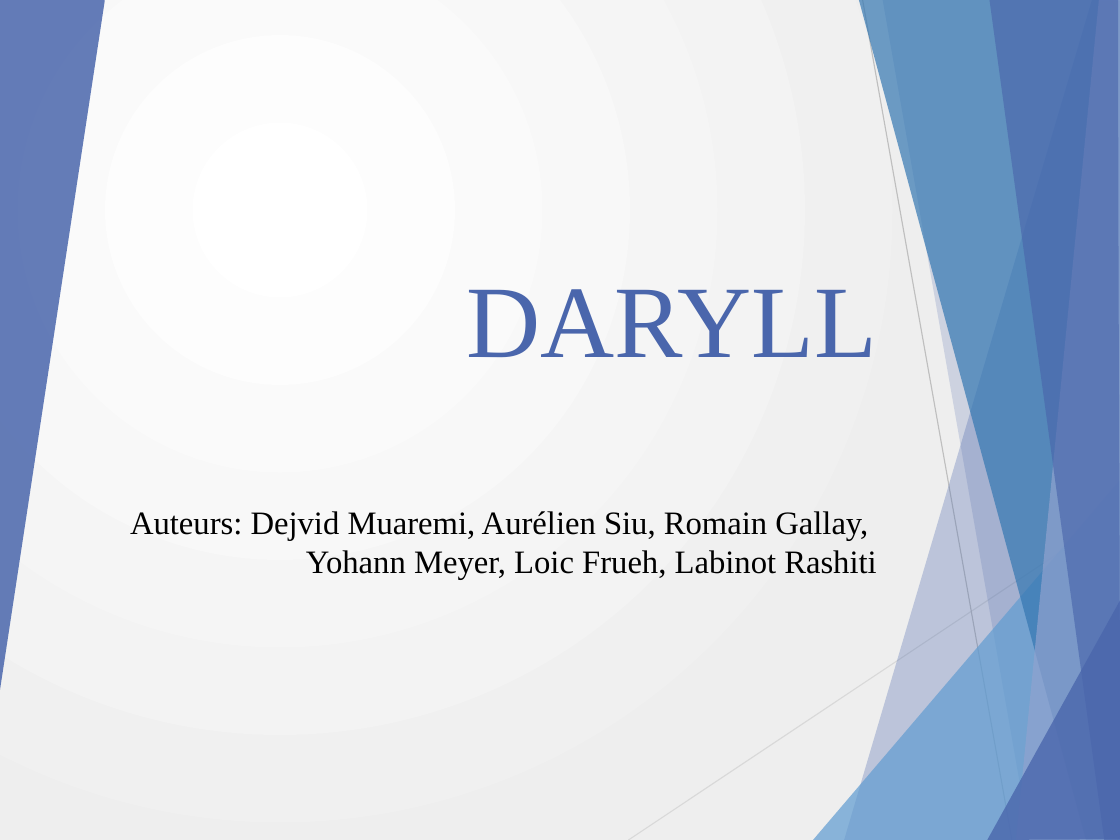
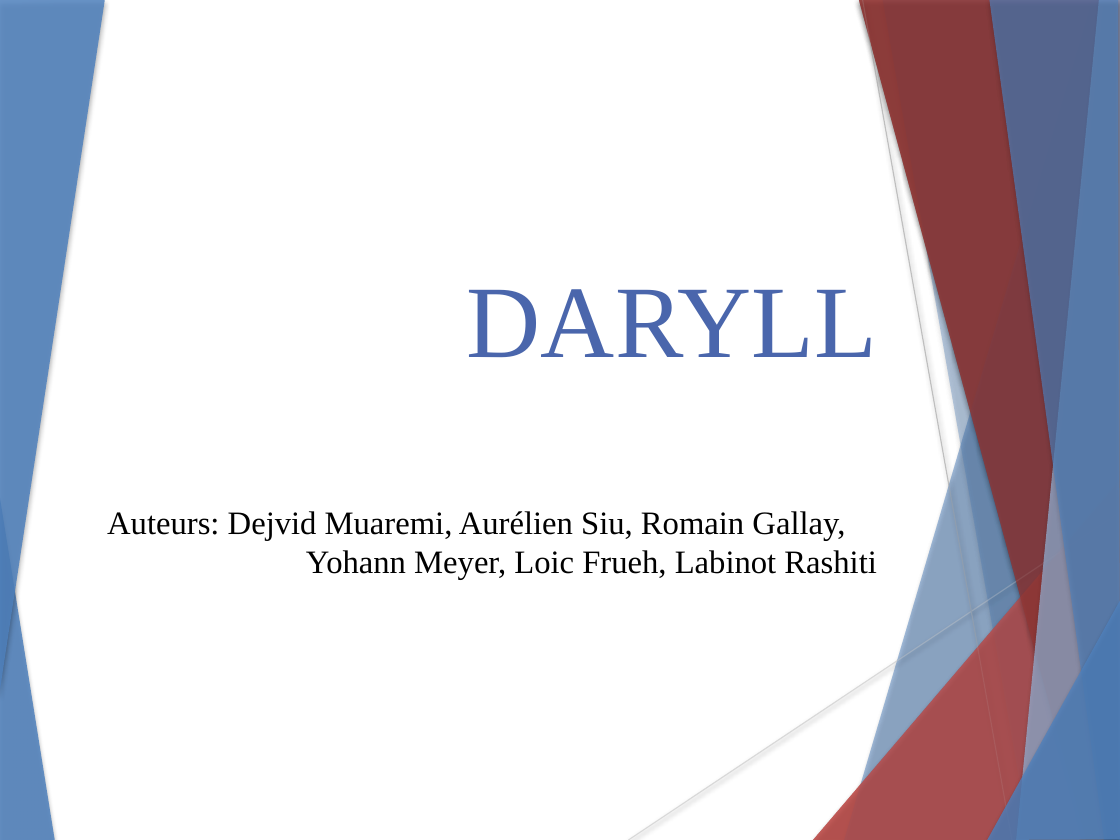
Before and after one commit to Nyahon/PRO, a slide deck: slide 1 of DARYLL.pptx. Drawn at 1120x840 pixels with LibreOffice and Linux fonts; fonts in the diff are those of the drawing. Boxes give left, top, right and bottom in pixels: in the first picture for what was removed or moved away, otherwise in the second. Text is boxed around its words. In the diff, an @@ line names an element or a change of style, - is before the commit and + after.

```diff
--- a/DARYLL.pptx
+++ b/DARYLL.pptx
@@ background gradient #FFFFFF to #EEEEEE to #FFFFFF @@
@@ freeform shape at (0, 0, 104, 697): fill #4A66AC at 85% opacity to #4F81BD at 85% opacity; shadow on; outline redrawn @@
@@ freeform shape at (844, 0, 1120, 840): fill #4A66AC at 30% opacity to #4F81BD at 30% opacity; shadow on @@
@@ freeform shape added at (844, 0, 1120, 840), fill #4F81BD at 30% opacity @@
@@ freeform shape at (859, 0, 1120, 840): fill #3477B2 at 70% opacity to #953735 at 70% opacity; shadow on @@
@@ freeform shape added at (859, 0, 1120, 840), fill #953735 at 70% opacity @@
@@ line (862, 0) - (1012, 840): stroke #BFBFBF 0.75 pt to #BFBFBF 0.74 pt @@
@@ freeform shape at (883, 0, 1120, 840): fill #4A66AC at 20% opacity to #4F81BD at 20% opacity; shadow on @@
@@ freeform shape added at (883, 0, 1120, 840), fill #4F81BD at 20% opacity @@
@@ freeform shape at (989, 0, 1120, 840): fill #4A66AC at 65% opacity to #4F81BD at 65% opacity; shadow on @@
@@ freeform shape added at (989, 0, 1120, 840), fill #4F81BD at 65% opacity @@
@@ freeform shape at (1016, 0, 1120, 840): fill #90A2CF at 70% opacity to #95B3D7 at 70% opacity; shadow on @@
@@ freeform shape added at (1016, 0, 1120, 840), fill #95B3D7 at 70% opacity @@
@@ freeform shape added at (0, 492, 55, 840), fill #4F81BD at 85% opacity @@
@@ text "Auteurs: Dejvid Muaremi, Aurélien Siu, ..." at (107, 511, 876, 579): less space between paragraphs @@
@@ freeform shape at (813, 480, 1120, 840): fill #629DD1 at 72% opacity to #C0504D at 72% opacity; shadow on @@
@@ freeform shape added at (813, 480, 1120, 840), fill #C0504D at 72% opacity @@
@@ line (628, 840) - (1120, 512): stroke #D9D9D9 0.75 pt to #D9D9D9 0.74 pt @@
@@ freeform shape at (987, 599, 1120, 840): fill #4A66AC at 80% opacity to #4F81BD at 80% opacity; shadow on @@
@@ freeform shape added at (987, 599, 1120, 840), fill #4F81BD at 80% opacity @@
```
Also in this commit, not shown: 4 other slides changed, 7 slides added, 2 slides removed, 1 other file.
